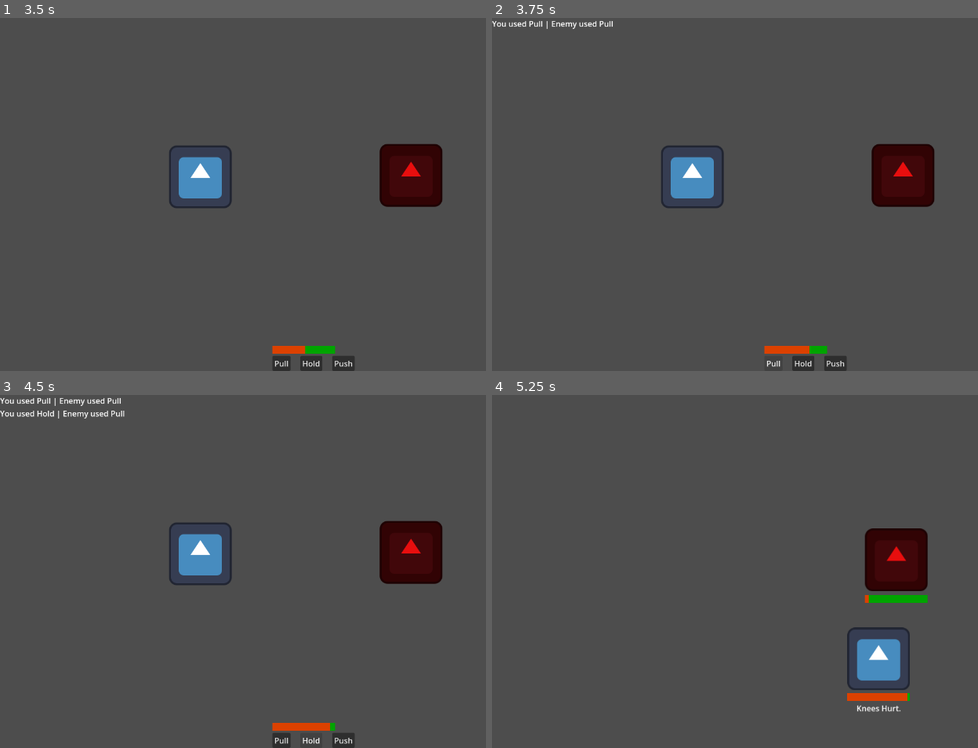
Above: before the commit, frames 1-4 (two rows, left to right).
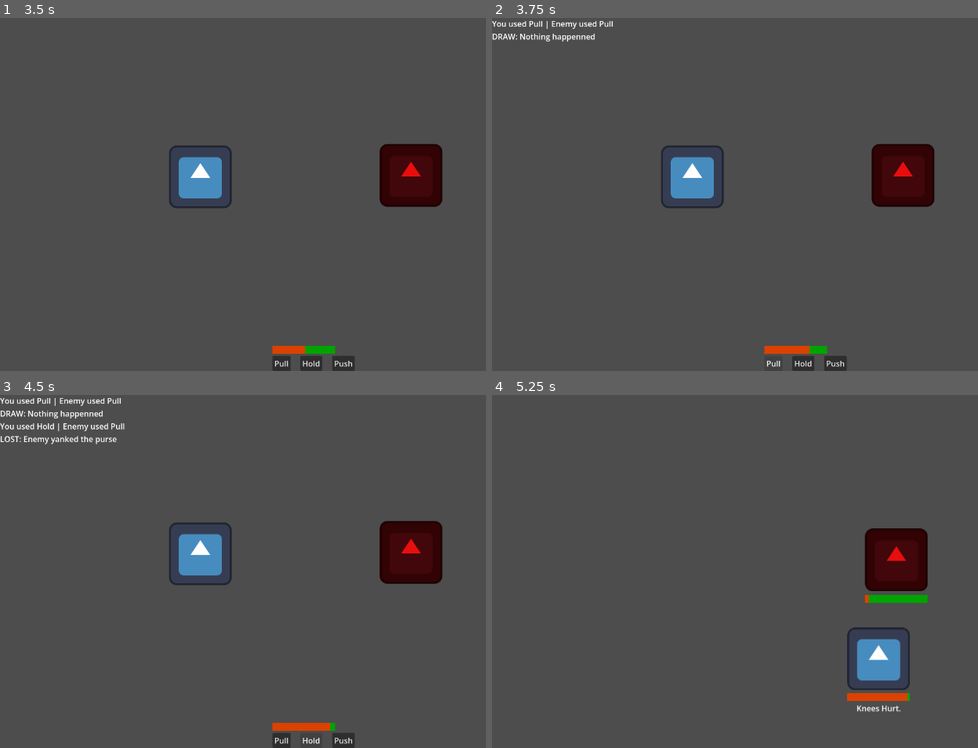
Above: after the commit, the same moments.

Repository: johnreybacal/gran-theft-aubrey
Game: Godot game, scene res://scenes/game_explore.tscn
Two runs of this game, one before a commit and one after it. Both use one fixed random seed, a clock stepped at 60 frames per second and the inputs below. The engine's default icon, where the game draws it, is replaced by a stand-in: a white triangle on a blue panel in a dark square.
Inputs:
- Up to frame 1 (3.5 s): tap Enter at 0.5 s; hold D (move_right) 0.53-1.28 s; hold S (move_down) 1.28-2.03 s; hold D (move_right) 2.03-2.78 s; hold W (move_up) from 2.78 s (still down)
- Up to frame 2 (3.75 s): release W (move_up) at 3.5 s; click "Pull" at 3.5 s
- Up to frame 3 (4.5 s): click "Hold" at 4.25 s
- Up to frame 4 (5.25 s): click "Push" at 5 s

Frame 1 is identical in both runs. In frame 2, 0.2% of the frame differs, in the area x 0-22%, y 4-7%; in frame 3, 0.7%, in the area x 0-26%, y 4-14%; in frame 4, nothing differs.

Commit message:
uncomment fight logic

Diff:
--- a/scripts/game_fight.gd
+++ b/scripts/game_fight.gd
@@ -26,27 +26,27 @@
 
     hud.append_log("You used " + Meta.get_move_name(move) + " | Enemy used " + Meta.get_move_name(enemy_move))
 
-    # if move == enemy_move:
-    #     is_draw = true
-    #     hud.append_log("DRAW: Nothing happenned")
-    # elif move == Meta.Moves.Pull:
-    #     if enemy_move == Meta.Moves.Hold:
-    #         is_winner = true
-    #         hud.append_log("WIN: You yanked the purse")
-    #     elif enemy_move == Meta.Moves.Push:
-    #         hud.append_log("LOST: You fell down and lost the purse")
-    # elif move == Meta.Moves.Hold:
-    #     if enemy_move == Meta.Moves.Push:
-    #         is_winner = true
-    #         hud.append_log("WIN: Enemy slipped and lost the purse")
-    #     elif enemy_move == Meta.Moves.Pull:
-    #         hud.append_log("LOST: Enemy yanked the purse")
-    # elif move == Meta.Moves.Push:
-    #     if enemy_move == Meta.Moves.Pull:
-    #         is_winner = true
-    #         hud.append_log("WIN: Enemy fell down and lost the purse")
-    #     elif enemy_move == Meta.Moves.Hold:
-    #         hud.append_log("LOST: You slipped and lost the purse")
+    if move == enemy_move:
+        is_draw = true
+        hud.append_log("DRAW: Nothing happenned")
+    elif move == Meta.Moves.Pull:
+        if enemy_move == Meta.Moves.Hold:
+            is_winner = true
+            hud.append_log("WIN: You yanked the purse")
+        elif enemy_move == Meta.Moves.Push:
+            hud.append_log("LOST: You fell down and lost the purse")
+    elif move == Meta.Moves.Hold:
+        if enemy_move == Meta.Moves.Push:
+            is_winner = true
+            hud.append_log("WIN: Enemy slipped and lost the purse")
+        elif enemy_move == Meta.Moves.Pull:
+            hud.append_log("LOST: Enemy yanked the purse")
+    elif move == Meta.Moves.Push:
+        if enemy_move == Meta.Moves.Pull:
+            is_winner = true
+            hud.append_log("WIN: Enemy fell down and lost the purse")
+        elif enemy_move == Meta.Moves.Hold:
+            hud.append_log("LOST: You slipped and lost the purse")
 
     if is_draw:
         StateManager.player.increase_arthritis(1)
